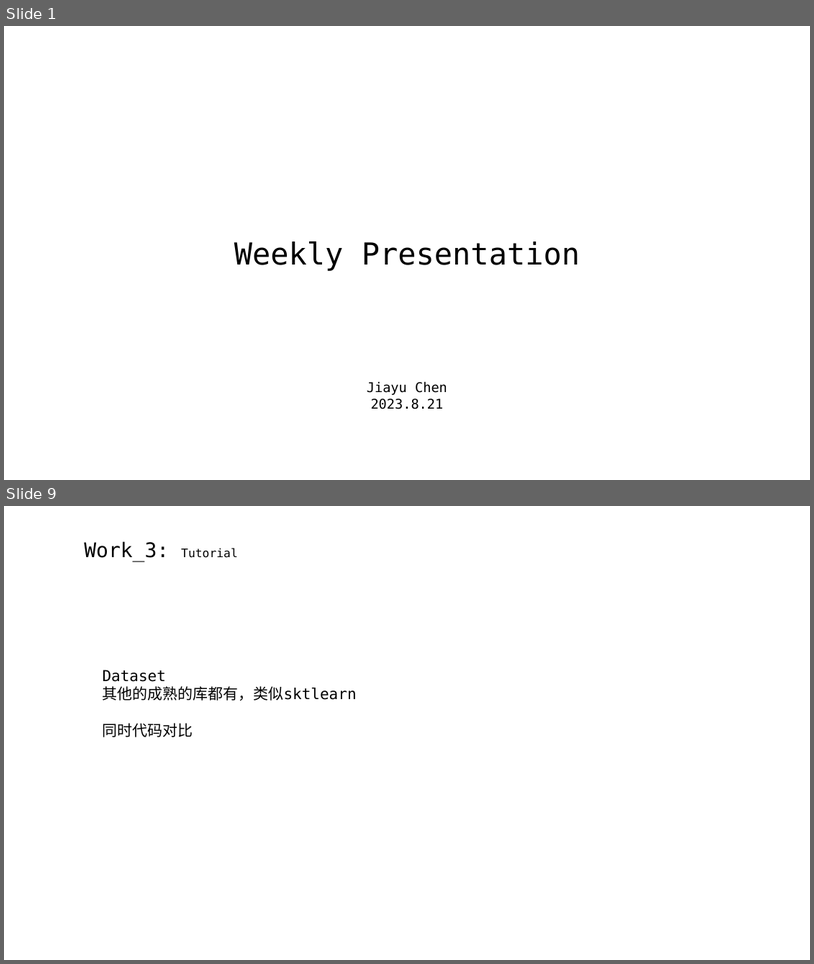
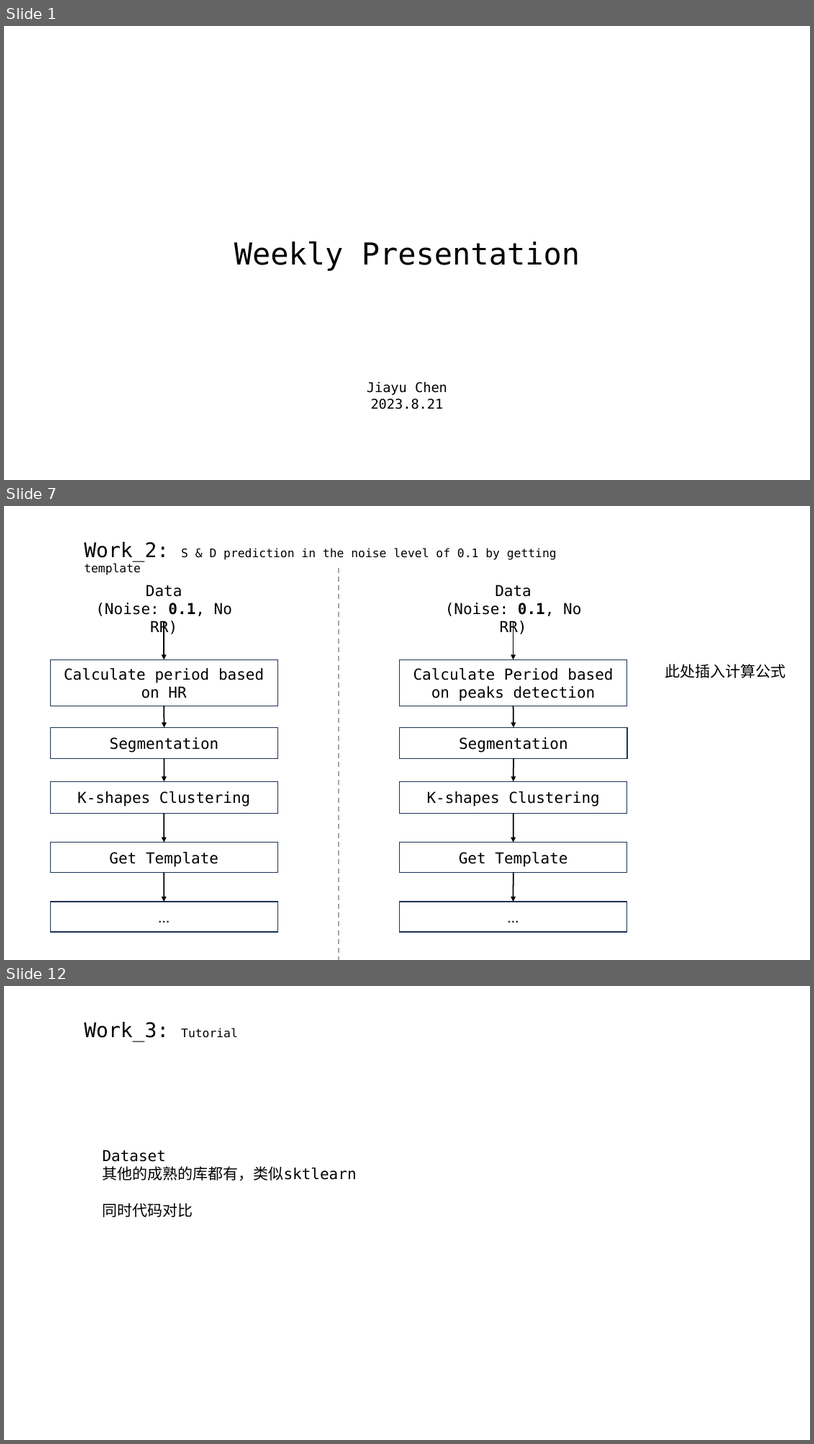
Before and after one commit to A-Big-Tortoise/Presentation, a slide deck: Presentation_828_JiayuChen.pptx. Shown one above the other, each under a label of ours: slides 1 and 9 before the commit, slides 1, 7 and 12 after it; the slides between them are not shown. The pictures are 814x964 and 814x1444 pixels, drawn with LibreOffice and Linux fonts; fonts in the diff are those of the drawing. Boxes give left, top, right and bottom in pixels: in the first picture for what was removed or moved away, otherwise in the second. Text is boxed around its words. In the diff, an @@ line names an element or a change of style, - is before the commit and + after.

```diff
--- a/Presentation_828_JiayuChen.pptx
+++ b/Presentation_828_JiayuChen.pptx
@@ slide 7 added at [4, 506, 810, 960], background #FFFFFF @@
@@ text added at [84, 541, 557, 561], 14 pt, text #000000 @@
+Work_2: S & D prediction in the noise level of 0.1 by getting template
@@ line added from (339, 568) to (339, 960), #A6A6A6 1.5 pt dashed @@
@@ text added at [95, 584, 232, 636], 18 pt, text #000000 @@
+Data
+(Noise: 0.1, No RR)
@@ text added at [445, 584, 581, 636], 18 pt, text #000000 @@
+Data
+(Noise: 0.1, No RR)
@@ arrow added from (165, 621) to (165, 659), #000000 1.5 pt @@
@@ arrow added from (513, 621) to (513, 659), #000000 1.5 pt @@
@@ rectangle added at [50, 659, 278, 705], fill #FFFFFF, outline #1E3256 1 pt, 18 pt, text #000000 @@
+Calculate period based on HR
@@ rectangle added at [399, 659, 627, 705], fill #FFFFFF, outline #1E3256 1 pt, 18 pt, text #000000 @@
+Calculate Period based on peaks detection
@@ text added at [666, 664, 787, 678], 18 pt, text #000000 @@
+此处插入计算公式
@@ arrow added from (165, 705) to (165, 728), #000000 1.5 pt @@
@@ arrow added from (513, 705) to (514, 728), #000000 1.5 pt @@
@@ rectangle added at [51, 728, 278, 758], fill #FFFFFF, outline #1E3256 1 pt, 18 pt, text #000000 @@
+Segmentation
@@ rectangle added at [400, 728, 628, 758], fill #FFFFFF, outline #1E3256 1 pt, 18 pt, text #000000 @@
+Segmentation
@@ arrow added from (165, 758) to (165, 781), #000000 1.5 pt @@
@@ arrow added from (514, 758) to (514, 781), #000000 1.5 pt @@
@@ rectangle added at [51, 781, 278, 813], fill #FFFFFF, outline #1E3256 1 pt, 18 pt, text #000000 @@
+K-shapes Clustering
@@ rectangle added at [399, 781, 627, 813], fill #FFFFFF, outline #1E3256 1 pt, 18 pt, text #000000 @@
+K-shapes Clustering
@@ arrow added from (165, 813) to (165, 842), #000000 1.5 pt @@
@@ arrow added from (514, 813) to (513, 842), #000000 1.5 pt @@
@@ rectangle added at [50, 842, 278, 872], fill #FFFFFF, outline #1E3256 1 pt, 18 pt, text #000000 @@
+Get Template
@@ rectangle added at [399, 842, 628, 872], fill #FFFFFF, outline #1E3256 1 pt, 18 pt, text #000000 @@
+Get Template
@@ arrow added from (165, 872) to (164, 901), #000000 1.5 pt @@
@@ arrow added from (513, 872) to (513, 901), #000000 1.5 pt @@
@@ rectangle added at [50, 901, 278, 932], fill #FFFFFF, outline #1E3256 1 pt, 18 pt, text #212529 @@
+…
@@ rectangle added at [399, 901, 627, 932], fill #FFFFFF, outline #1E3256 1 pt, 18 pt, text #212529 @@
+…
@@ what was slide 9 is now slide 12 @@
```
Also in this commit, not shown: 6 slides changed, 3 other slides added, 2 slides removed.
